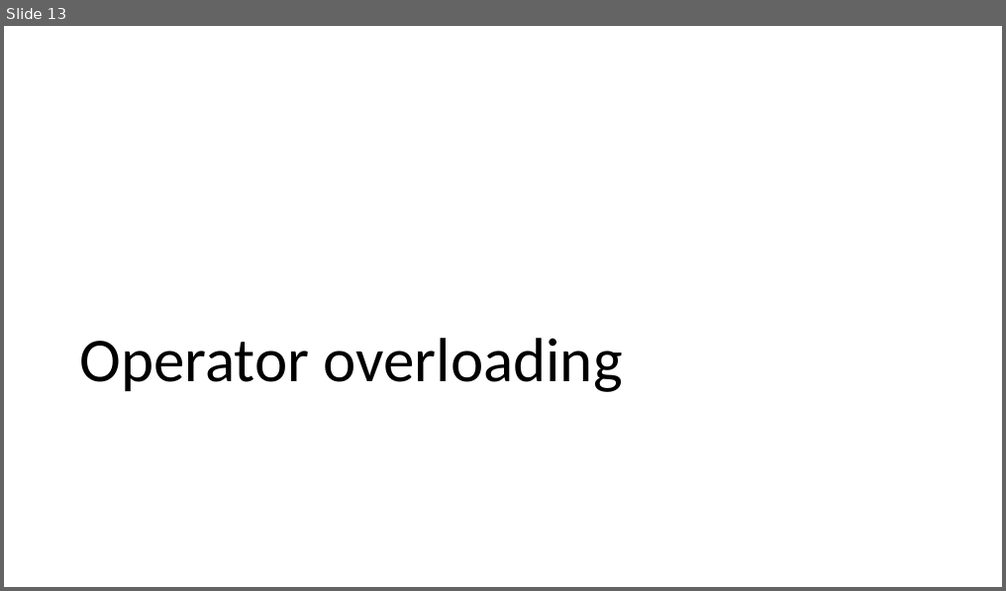
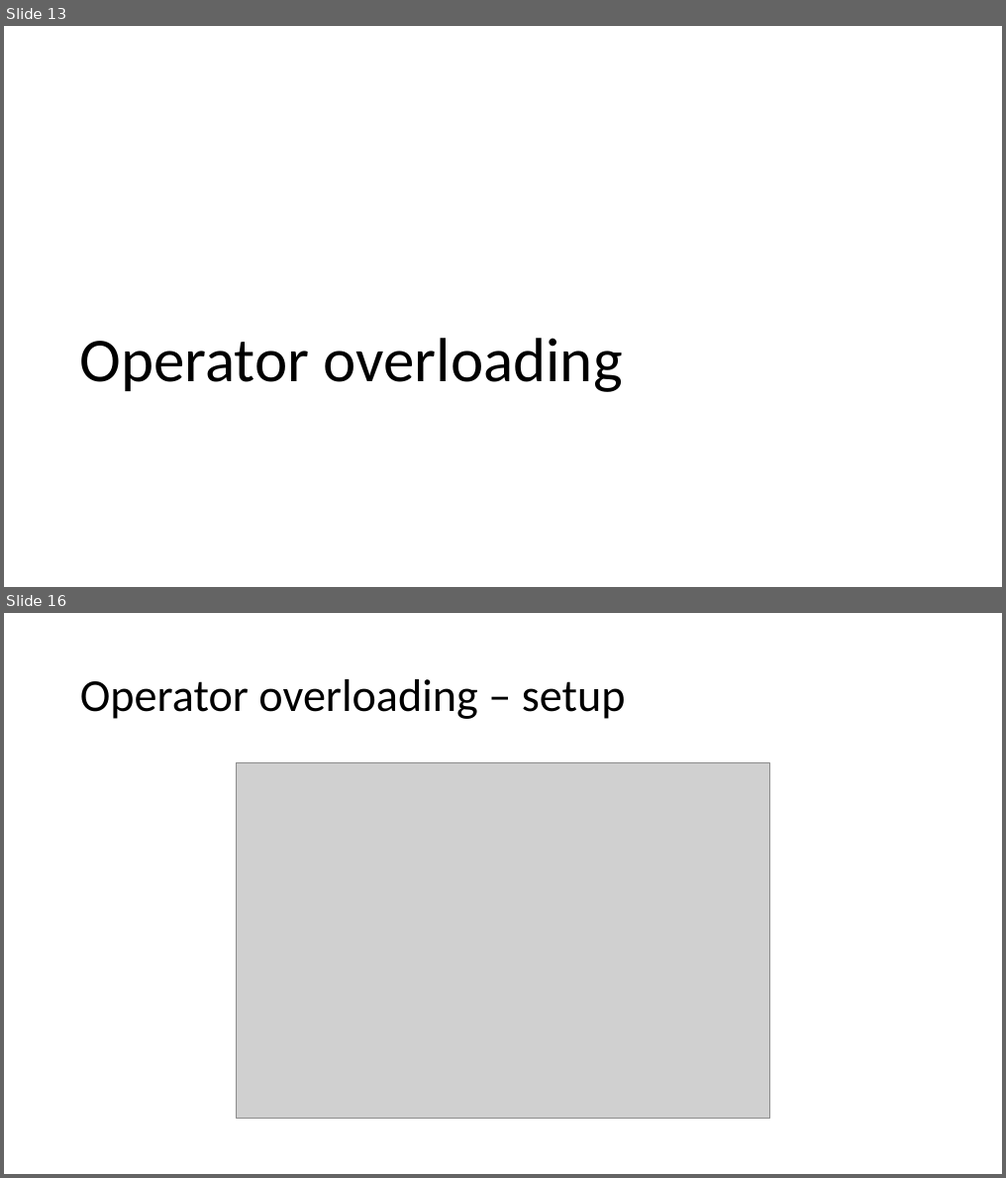
Before and after one commit to Nguh-Prince/Introduction-to-Flask-and-Django, a slide deck: slides/Practical Exercise 2 - construction and destruction techniques, operator overloading.pptx. Shown one above the other, each under a label of ours: slide 13 before the commit, slides 13 and 16 after it; the slides between them are not shown. The pictures are 1006x591 and 1006x1178 pixels, drawn with LibreOffice and Linux fonts; fonts in the diff are those of the drawing; grey boxes stand for pictures. Boxes give left, top, right and bottom in pixels: in the first picture for what was removed or moved away, otherwise in the second. Text is boxed around its words. In the diff, an @@ line names an element or a change of style, - is before the commit and + after.

```diff
--- a/slides/Practical Exercise 2 - construction and destruction techniques, operator overloading.pptx
+++ b/slides/Practical Exercise 2 - construction and destruction techniques, operator overloading.pptx
@@ slide 16 added at <box>4,613,1002,1174</box>, background #FFFFFF @@
@@ title added at <box>80,679,626,719</box>, 44 pt, text #000000 @@
+Operator overloading – setup
@@ picture added at <box>236,762,769,1119</box> @@
```
Also in this commit, not shown: 2 other slides added, 1 other file.
